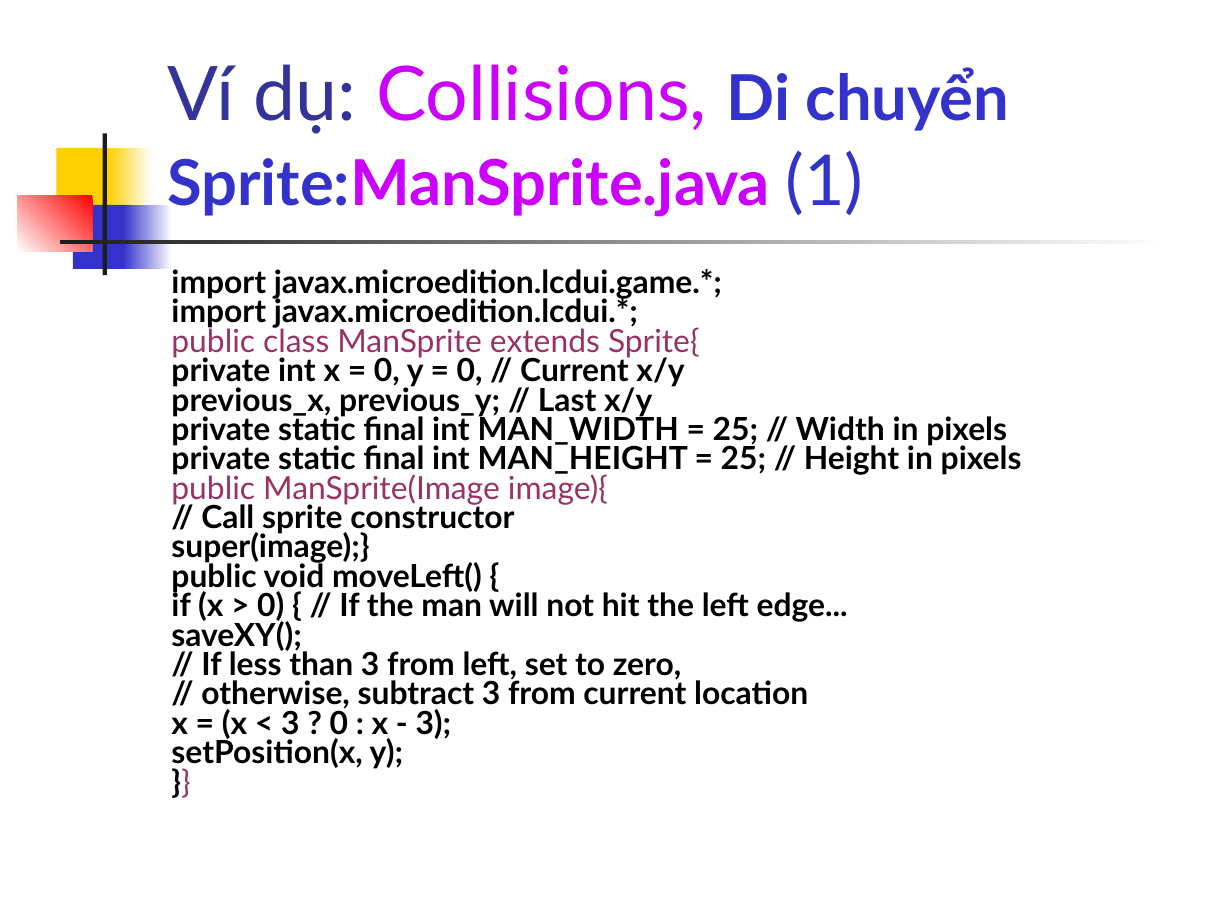
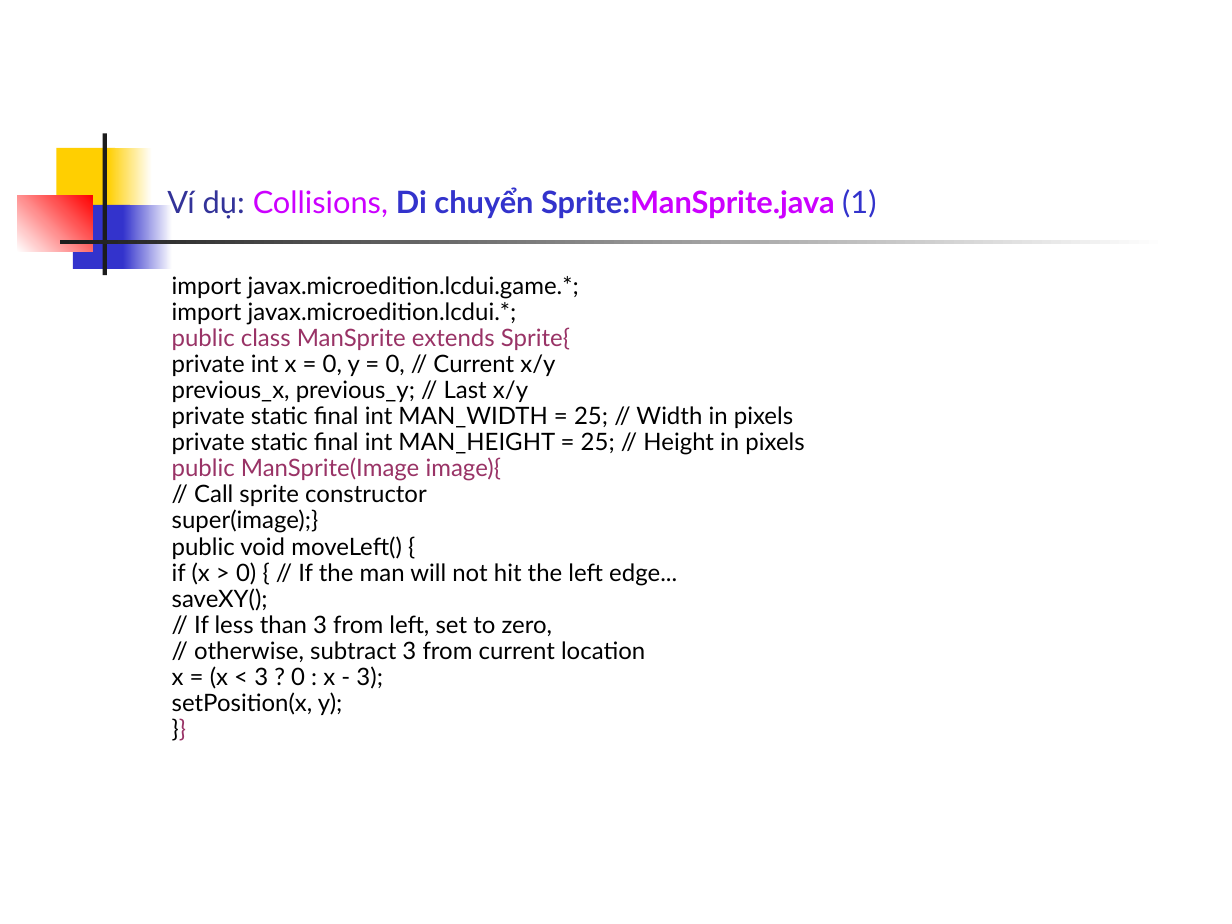
Before and after one commit to phamtuanchip/labs, a slide deck: slide 17 of M1304M-C1304M/j2me/slides/Session14.ppt. Drawn at 1232x924 pixels with LibreOffice and Linux fonts; fonts in the diff are those of the drawing. Boxes give left, top, right and bottom in pixels: in the first picture for what was removed or moved away, otherwise in the second. Text is boxed around its words. In the diff, an @@ line names an element or a change of style, - is before the commit and + after.

```diff
--- a/M1304M-C1304M/j2me/slides/Session14.ppt
+++ b/M1304M-C1304M/j2me/slides/Session14.ppt
@@ title "Ví dụ: Collisions, Di chuyển ..." at <box>167,187,876,219</box>: size 44 to 18 pt in "Ví dụ: Collisions,"; size 37 to 18 pt in "Di chuyển Sprite:ManSprite.java"; size 41 to 18 pt in "(1)" @@
@@ rectangle at <box>123,205,172,269</box>: fill gradient #FFFFFF to #3333CC to gradient #3333CC to #FFFFFF @@
@@ text "import javax.microedition.lcdui.game.*;" at <box>172,276,804,715</box>: size 18.6 to 14 pt; bold off in "import javax.microedition.lcdui.game.*;", "import javax.microedition.lcdui.*;", "private int x = 0, y = ...", "previous_x, previous_y; // Last x/y" and 12 more places; line spacing 0.5 to 0.7; less space between paragraphs @@
```
Also in this commit, not shown: 22 other slides changed, 27 other files.
